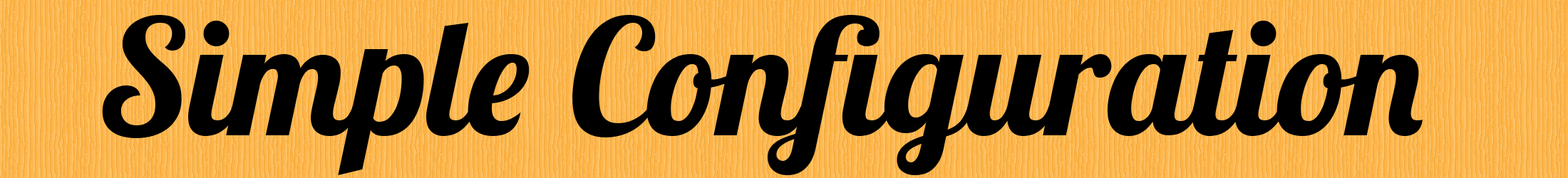
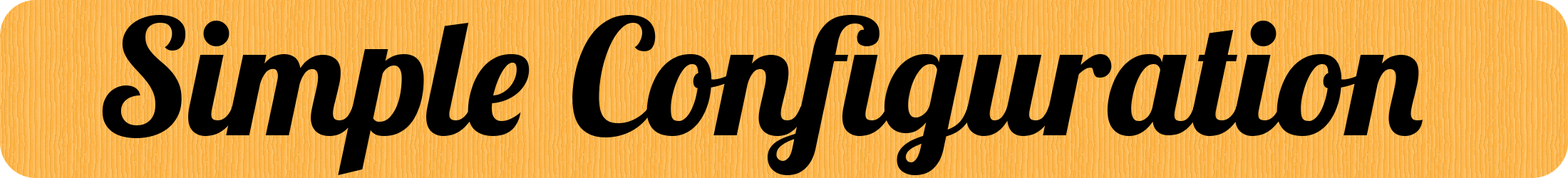
Revision of a layered 1568 x 178 image; what changed, layer by layer:
painted on "Background" over [0, 0, 1568, 178]
